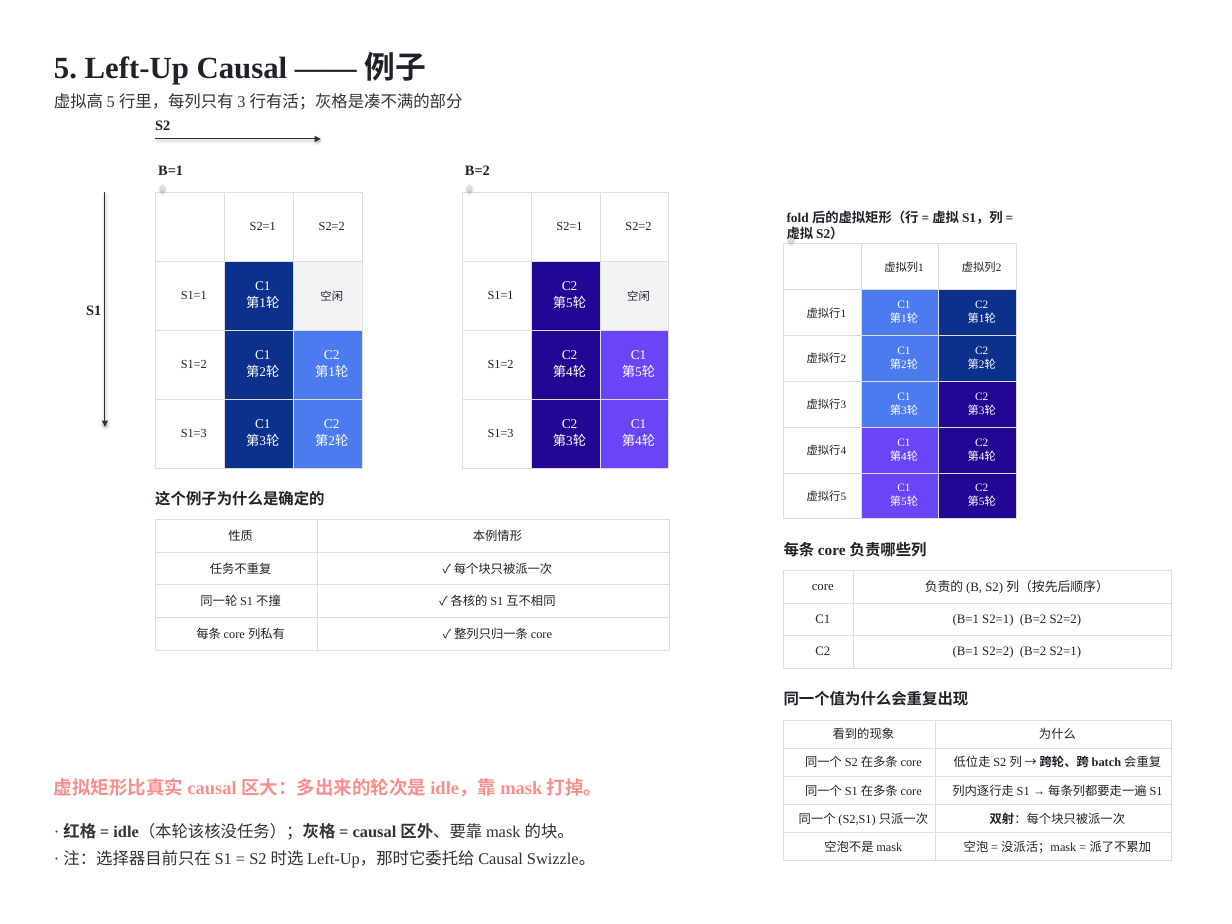
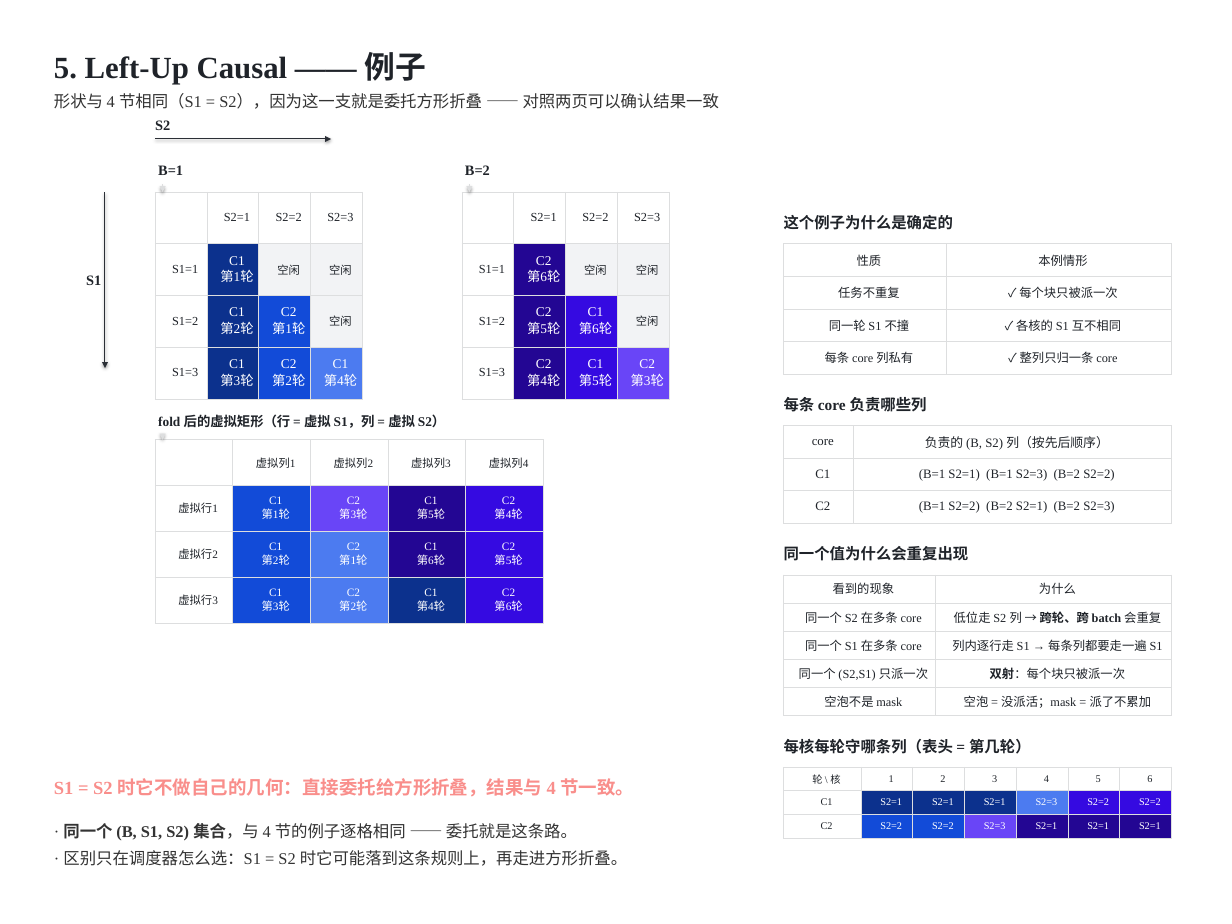
Before and after one commit to guomc9/SeeTen, a slide deck: slide 11 of cases/flash-attention-det-accum/out/v4-index-schedules.pptx. Drawn at 1232x924 pixels with LibreOffice and Linux fonts; fonts in the diff are those of the drawing. Boxes give left, top, right and bottom in pixels: in the first picture for what was removed or moved away, otherwise in the second. Text is boxed around its words. In the diff, an @@ line names an element or a change of style, - is before the commit and + after.

Commit message:
Show both Left-Up branches: S1 = S2 (delegates) and S1 > S2 (own geometry)
The section had two examples and both were S1 != S2. Left-Up now uses the
S1 = S2 shape as its main example - the branch where it delegates to the
square fold - so the page can show the delegation is literal (same schedule
as section 4, cell for cell). 5b keeps the S1 > S2 geometry, with a
subtitle that contrasts the two.

virtual_cells() follows the same branch as the algorithm now: for S1 = S2
it draws the n+1-wide fold rectangle instead of the 2m-n+1 left-up one,
which had left holes in the grid.

```diff
--- a/cases/flash-attention-det-accum/out/v4-index-schedules.pptx
+++ b/cases/flash-attention-det-accum/out/v4-index-schedules.pptx
@@ text at (x1=54, y1=93, x2=719, y2=109): text changed @@
-虚拟高 5 行里，每列只有 3 行有活；灰格是凑不满的部分
+形状与 4 节相同（S1 = S2），因为这一支就是委托方形折叠 —— 对照两页可以确认结果一致
@@ arrow moved from (155, 139) - (321, 139) to (155, 139) - (331, 139) @@
@@ arrow moved from (105, 192) - (105, 426) to (105, 192) - (105, 368) @@
@@ table at (x1=155, y1=192, x2=362, y2=609) @@
+column 4: S2=3 | 空闲 | 空闲 | C1 / 第4轮
@@ table at (x1=462, y1=192, x2=669, y2=472) @@
-column 2: S2=1 | C2 / 第5轮 | C2 / 第4轮 | C2 / 第3轮
-column 3: S2=2 | 空闲 | C1 / 第5轮 | C1 / 第4轮
+column 2: S2=1 | C2 / 第6轮 | C2 / 第5轮 | C2 / 第4轮
+column 3: S2=2 | 空闲 | C1 / 第6轮 | C1 / 第5轮
+column 4: S2=3 | 空闲 | 空闲 | C2 / 第3轮
@@ text "这个例子为什么是确定的" moved from (x1=155, y1=491, x2=324, y2=506) to (x1=784, y1=215, x2=953, y2=230) @@
@@ text "S1" moved from (x1=86, y1=305, x2=101, y2=315) to (x1=86, y1=275, x2=101, y2=285) @@
@@ table resized from (x1=155, y1=520, x2=669, y2=650) to (x1=783, y1=244, x2=1171, y2=374) @@
@@ text "fold 后的虚拟矩形（行 = 虚拟 S1，列 ..." rewrapped from (x1=787, y1=210, x2=1003, y2=239) to (x1=158, y1=414, x2=445, y2=428) @@
@@ table at (x1=155, y1=440, x2=543, y2=623) @@
- | 虚拟列1 | 虚拟列2
-虚拟行1 | C1 / 第1轮 | C2 / 第1轮
-虚拟行2 | C1 / 第2轮 | C2 / 第2轮
-虚拟行3 | C1 / 第3轮 | C2 / 第3轮
-虚拟行4 | C1 / 第4轮 | C2 / 第4轮
-虚拟行5 | C1 / 第5轮 | C2 / 第5轮
+ | 虚拟列1 | 虚拟列2 | 虚拟列3 | 虚拟列4
+虚拟行1 | C1 / 第1轮 | C2 / 第3轮 | C1 / 第5轮 | C2 / 第4轮
+虚拟行2 | C1 / 第2轮 | C2 / 第1轮 | C1 / 第6轮 | C2 / 第5轮
+虚拟行3 | C1 / 第3轮 | C2 / 第2轮 | C1 / 第4轮 | C2 / 第6轮
@@ table resized from (x1=783, y1=244, x2=1016, y2=519) to (x1=155, y1=440, x2=543, y2=623) @@
@@ arrow moved from (791, 238) - (791, 244) to (163, 434) - (163, 440) @@
@@ 2 texts, 2 tables moved together from (x1=783, y1=542, x2=1171, y2=860) to (x1=783, y1=397, x2=1171, y2=715) @@
@@ table at (x1=783, y1=426, x2=1171, y2=523) @@
-row 2, column 2: (B=1 S2=1) (B=2 S2=2)
+row 2, column 2: (B=1 S2=1) (B=1 S2=3) (B=2 S2=2)
-row 3, column 2: (B=1 S2=2) (B=2 S2=1)
+row 3, column 2: (B=1 S2=2) (B=2 S2=1) (B=2 S2=3)
@@ text added at (x1=784, y1=739, x2=1031, y2=754), 15 pt, text #1F2329, bold @@
+每核每轮守哪条列（表头 = 第几轮）
@@ text at (x1=54, y1=778, x2=634, y2=796): text changed; size 16 to 18 pt; font Times New Roman to Noto Sans CJK SC; text colour #333333 to #F98E8B; bold on @@
-· 注：选择器目前只在 S1 = S2 时选 Left-Up，那时它委托给 Causal Swizzle。
+S1 = S2 时它不做自己的几何：直接委托给方形折叠，结果与 4 节一致。
@@ text removed at (x1=54, y1=778, x2=602, y2=796) @@
-虚拟矩形比真实 causal 区大：多出来的轮次是 idle，靠 mask 打掉。
@@ table added at (x1=783, y1=767, x2=1171, y2=838), 3 rows, 7 columns @@
+轮 \ 核 | 1 | 2 | 3 | 4 | 5 | 6
+C1 | S2=1 | S2=1 | S2=1 | S2=3 | S2=2 | S2=2
+C2 | S2=2 | S2=2 | S2=3 | S2=1 | S2=1 | S2=1
@@ text at (x1=63, y1=823, x2=577, y2=840): text changed @@
-· 红格 = idle（本轮该核没任务）；灰格 = causal 区外、要靠 mask 的块。
+· 同一个 (B, S1, S2) 集合，与 4 节的例子逐格相同 —— 委托就是这条路。
@@ text added at (x1=63, y1=850, x2=627, y2=866), 16 pt, text #333333 @@
+· 区别只在调度器怎么选：S1 = S2 时它可能落到这条规则上，再走进方形折叠。
```
Also in this commit, not shown: 3 other slides changed, 4 other files.
